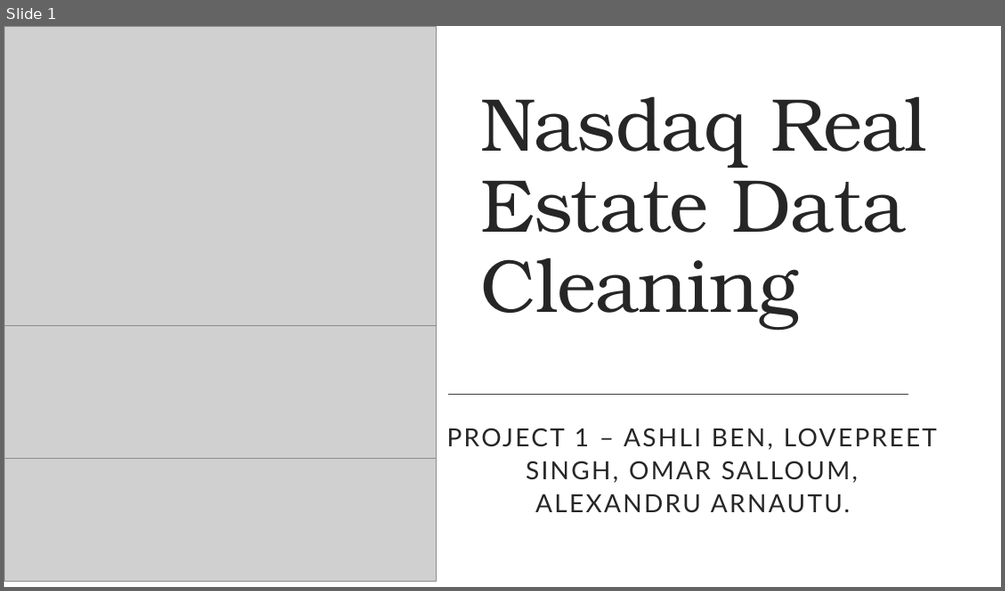
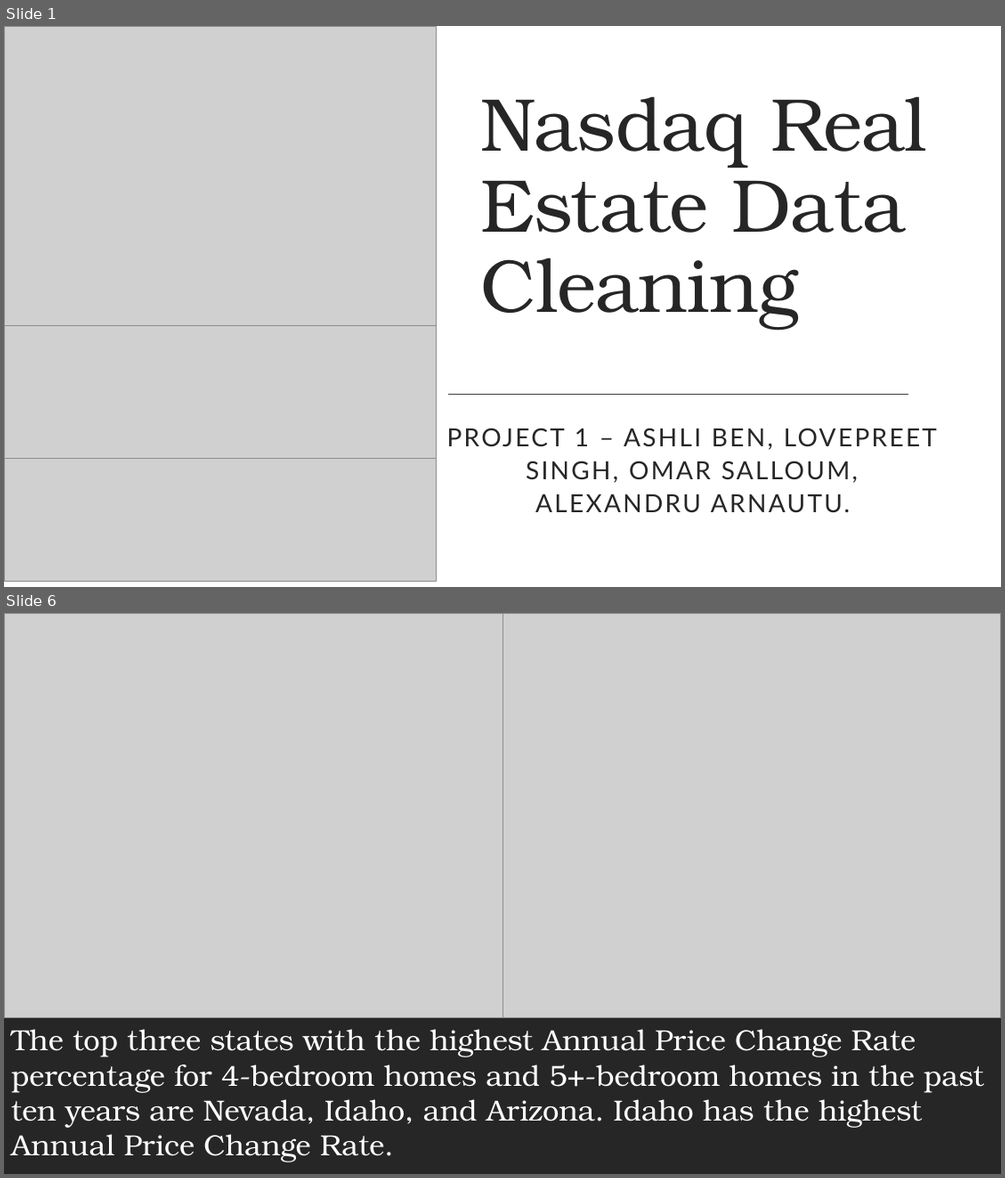
Before and after one commit to Arnawutu/Project1Group10, a slide deck: Main_Data/Nasdaq Real Estate Data Cleaning.pptx. Shown one above the other, each under a label of ours: slide 1 before the commit, slides 1 and 6 after it; the slides between them are not shown. The pictures are 1005x591 and 1005x1178 pixels, drawn with LibreOffice and Linux fonts; fonts in the diff are those of the drawing; grey boxes stand for pictures. Boxes give left, top, right and bottom in pixels: in the first picture for what was removed or moved away, otherwise in the second. Text is boxed around its words. In the diff, an @@ line names an element or a change of style, - is before the commit and + after.

```diff
--- a/Main_Data/Nasdaq Real Estate Data Cleaning.pptx
+++ b/Main_Data/Nasdaq Real Estate Data Cleaning.pptx
@@ slide 6 added at box(4, 613, 1001, 1174), background #FFFFFF; not listed: 1 template element that a slide beside it also shows @@
@@ rectangle added at box(4, 613, 1001, 1174), fill #9BA8B7 @@
@@ picture added at box(4, 613, 502, 1018) @@
@@ picture added at box(502, 613, 1001, 1018) @@
@@ rectangle added at box(4, 1018, 1001, 1174), fill #262626 @@
@@ text added at box(11, 1029, 984, 1162), 28 pt, text #FFFFFF @@
+The top three states with the highest Annual Price Change Rate percentage for 4-bedroom homes and 5+-bedroom homes in the past ten years are Nevada, Idaho, and Arizona. Idaho has the highest Annual Price Change Rate.
```
Also in this commit, not shown: 7 slides changed, 10 other slides added, 2 slides removed, 1 other file.
